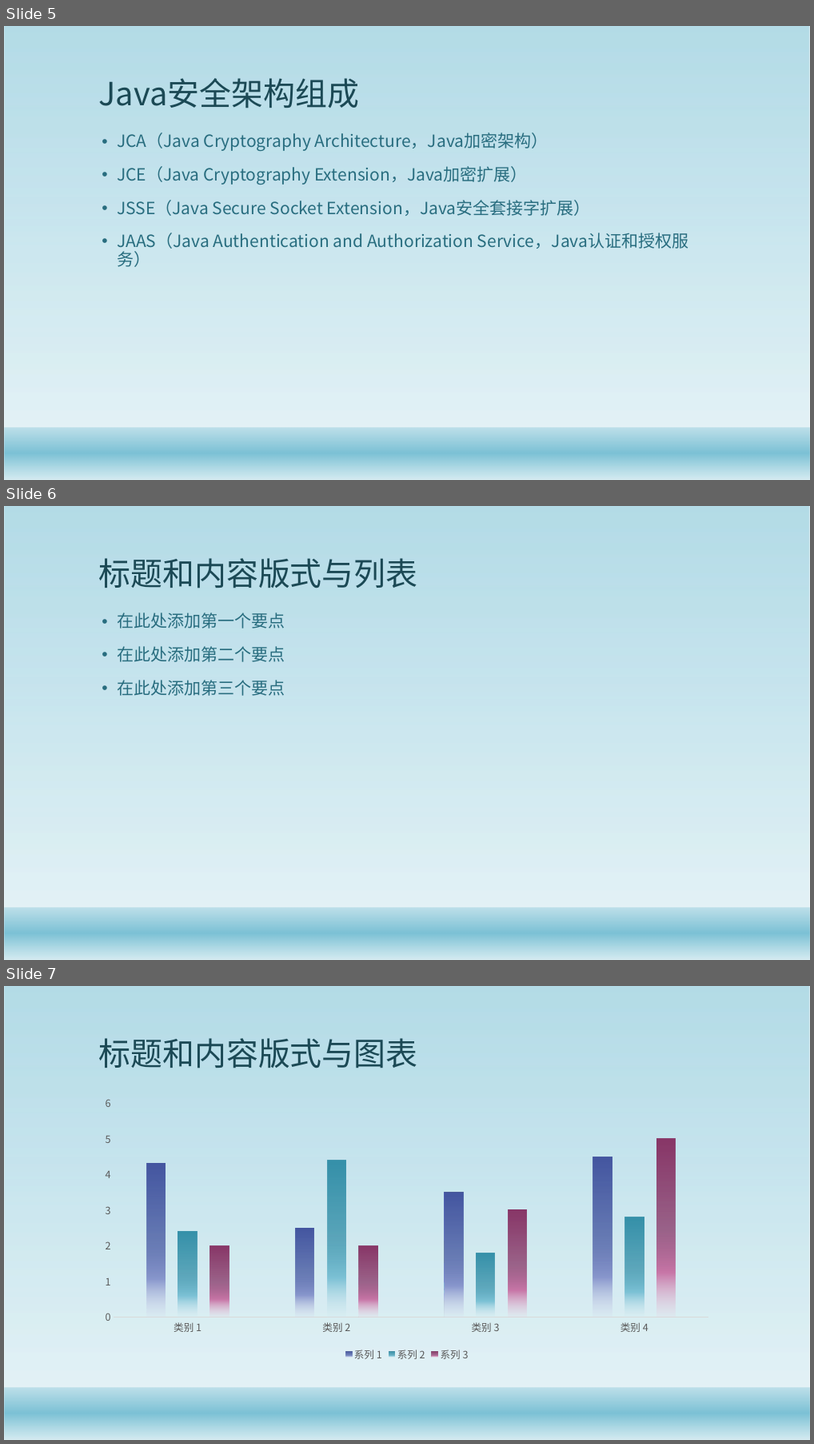
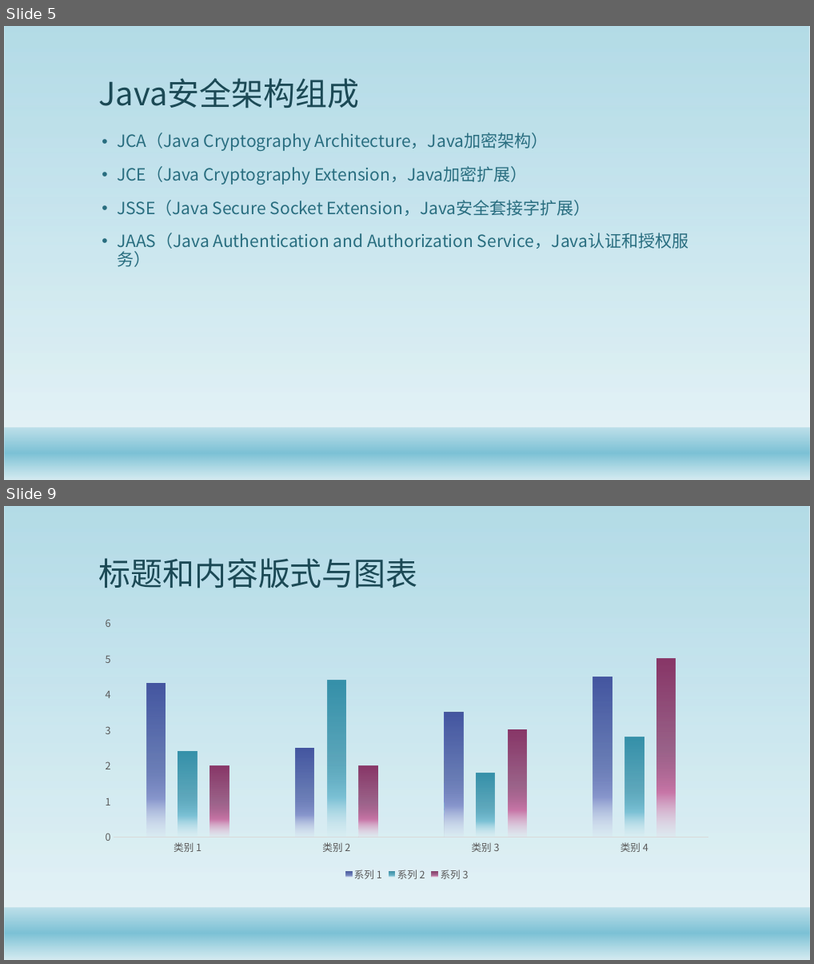
Before and after one commit to gaozhuo/java-security-doc, a slide deck: Java安全架构.pptx. Shown one above the other, each under a label of ours: slides 5, 6 and 7 before the commit, slides 5 and 9 after it; the slides between them are not shown. The pictures are 814x1444 and 814x964 pixels, drawn with LibreOffice and Linux fonts; fonts in the diff are those of the drawing; background and template pictures are left out. Boxes give left, top, right and bottom in pixels: in the first picture for what was removed or moved away, otherwise in the second. Text is boxed around its words. In the diff, an @@ line names an element or a change of style, - is before the commit and + after.

```diff
--- a/Java安全架构.pptx
+++ b/Java安全架构.pptx
@@ slide 6 removed at [4, 506, 810, 960], background #FFFFFF; not listed: 2 template elements that a slide beside it also shows @@
@@ title removed at [98, 558, 418, 588] @@
-标题和内容版式与列表
@@ text removed at [117, 612, 285, 696] @@
-• 在此处添加第一个要点
-• 在此处添加第二个要点
-• 在此处添加第三个要点
@@ what was slide 7 is now slide 9 @@
```
Also in this commit, not shown: 3 slides added.
